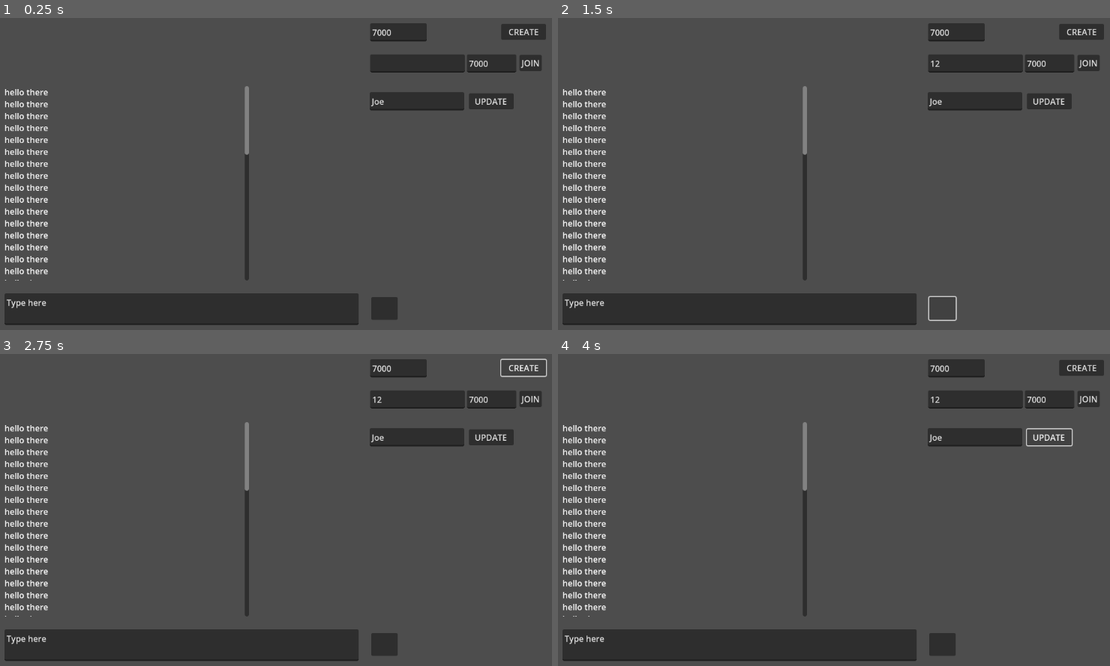
Above: before the commit, frames 1-4 (two rows, left to right).
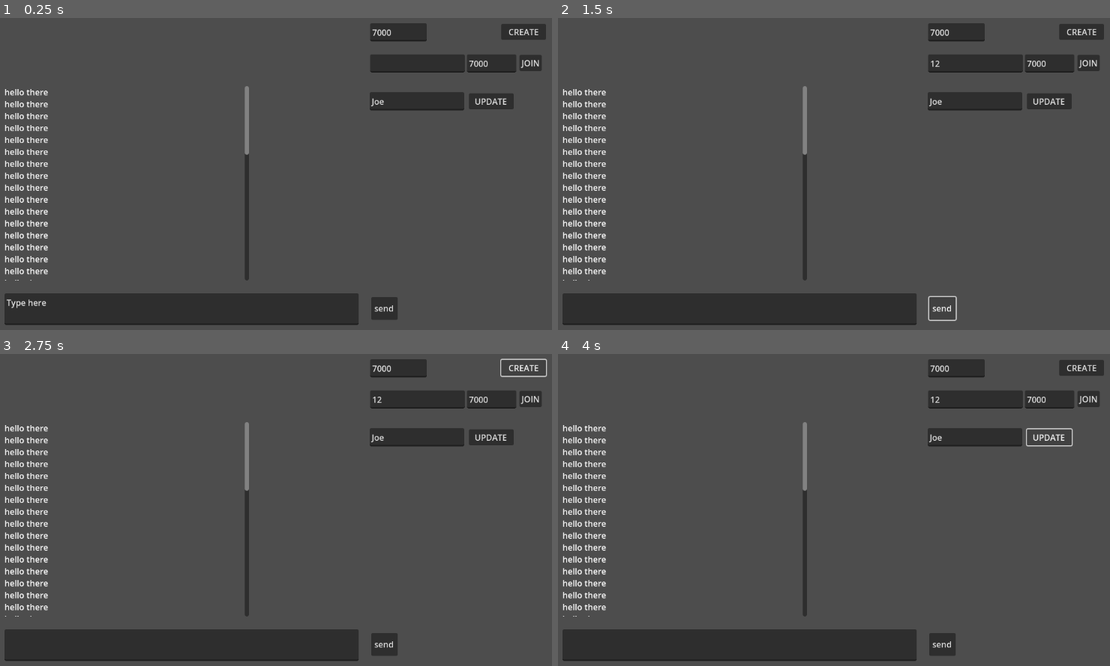
Above: after the commit, the same moments.

Repository: alexanderivanov2424/GodotTesting
Game: Godot game, scene res://main.tscn
Same seed, same stepped clock (60 frames per second), same inputs: the game is played once before the commit and once after it.
Inputs (mouse positions are in pixels of both pictures, inside the frame that each line leads up to):
- Up to frame 1 (0.25 s): no input
- Up to frame 2 (1.5 s): click (977, 64) at 0.52 s; type "12" at 0.6 s; click (944, 308) at 1.25 s
- Up to frame 3 (2.75 s): click "CREATE" at 2 s
- Up to frame 4 (4 s): click "JOIN" at 2.75 s; click "UPDATE" at 3.5 s

The runs differ from the first frame. In frame 1, less than 0.1% of the frame differs, in the area x 67-72%, y 92-95%; in frame 2, 0.1%, in the area x 1-72%, y 90-95%; in frame 3, 0.1%; in frame 4, 0.1%.
Error before the commit: Invalid assignment of property or key 'name' with value of type 'String' on a base object of type 'Nil'. (res://main.gd:28)
Error after the commit: Invalid assignment of property or key 'name' with value of type 'String' on a base object of type 'Nil'. (res://main.gd:33)

Commit message:
chat test

Diff:
--- a/Lobby.gd
+++ b/Lobby.gd
@@ -7,6 +7,8 @@
 signal player_connected(peer_id : int, player_info : PlayerInfo)
 signal player_disconnected(peer_id : int)
 signal server_disconnected
+
+signal message_received(player_info : PlayerInfo, message : String)
 
 const MAX_CONNECTIONS = 20
 
@@ -74,3 +76,13 @@
 	multiplayer.multiplayer_peer = null
 	players.clear()
 	server_disconnected.emit()
+
+
+# ########################
+
+func send_message(message : String):
+	_send_message.rpc(player_info, message)
+
+@rpc("any_peer", "reliable")
+func _send_message(sender : PlayerInfo, message : String):
+	message_received.emit(sender, message)
--- a/main.gd
+++ b/main.gd
@@ -9,30 +9,45 @@
 @onready
 var Lobby : Lobby = $LobbyNode
 
+var logs : Array[String] = []
+
 func _ready() -> void:
-	print("Ready!")
 	Lobby.player_connected.connect(_player_connected)
 	Lobby.player_disconnected.connect(_player_disconnected)
 	Lobby.server_disconnected.connect(_server_disconnected)
+
+	Lobby.message_received.connect(_server_disconnected)
 
 #func _process(delta: float) -> void:
 	#print("tick" + str(delta))
 
 func _on_create_game_pressed() -> void:
 	Lobby.create_game(int($Create/PORT.text))
+	print("Server Created")
 
 func _on_join_game_pressed() -> void:
 	Lobby.join_game($Join/IP.text, int($Join/PORT.text))
+	print("Server Joined")
 
 func _on_update_name_pressed() -> void:
 	Lobby.player_info.name = $Name.text
+	print("Name Updated")
 
 
 func _player_connected(peer_id : int, player_info : PlayerInfo):
-	print(str(peer_id) + player_info.name + " connected!")
+	print(str(peer_id) + " " + player_info.name + " connected!")
 
 func _player_disconnected(peer_id : int):
 	print(str(peer_id) + " disconnected!")
 
 func _server_disconnected():
 	print("server closed")
+
+func _got_message(player_info : PlayerInfo, message : String):
+	logs.append(message)
+	print("[ " + player_info.name + " ] " + message)
+
+
+func _on_send_button_pressed() -> void:
+	Lobby.send_message(InputBox.text)
+	InputBox.clear()
--- a/main.tscn
+++ b/main.tscn
@@ -81,6 +81,7 @@
 offset_top = 544.0
 offset_right = 841.0
 offset_bottom = 588.0
+text = "send"
 
 [node name="Create" type="Control" parent="."]
 layout_mode = 3
@@ -151,6 +152,7 @@
 offset_bottom = 182.0
 text = "UPDATE"
 
+[connection signal="pressed" from="SendButton" to="." method="_on_send_button_pressed"]
 [connection signal="pressed" from="Create/Button" to="." method="_on_create_game_pressed"]
 [connection signal="pressed" from="Join/Button" to="." method="_on_join_game_pressed"]
 [connection signal="pressed" from="Button" to="." method="_on_update_name_pressed"]
